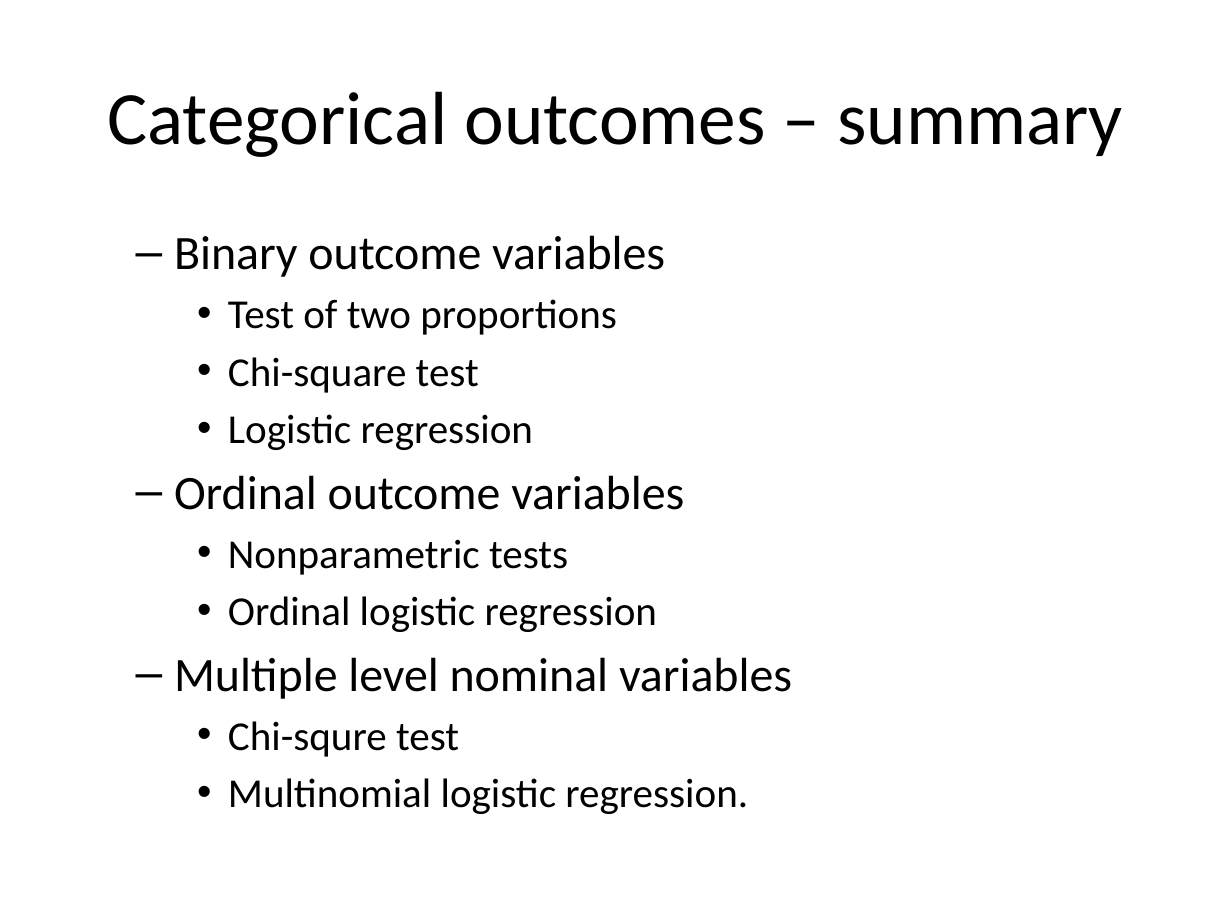
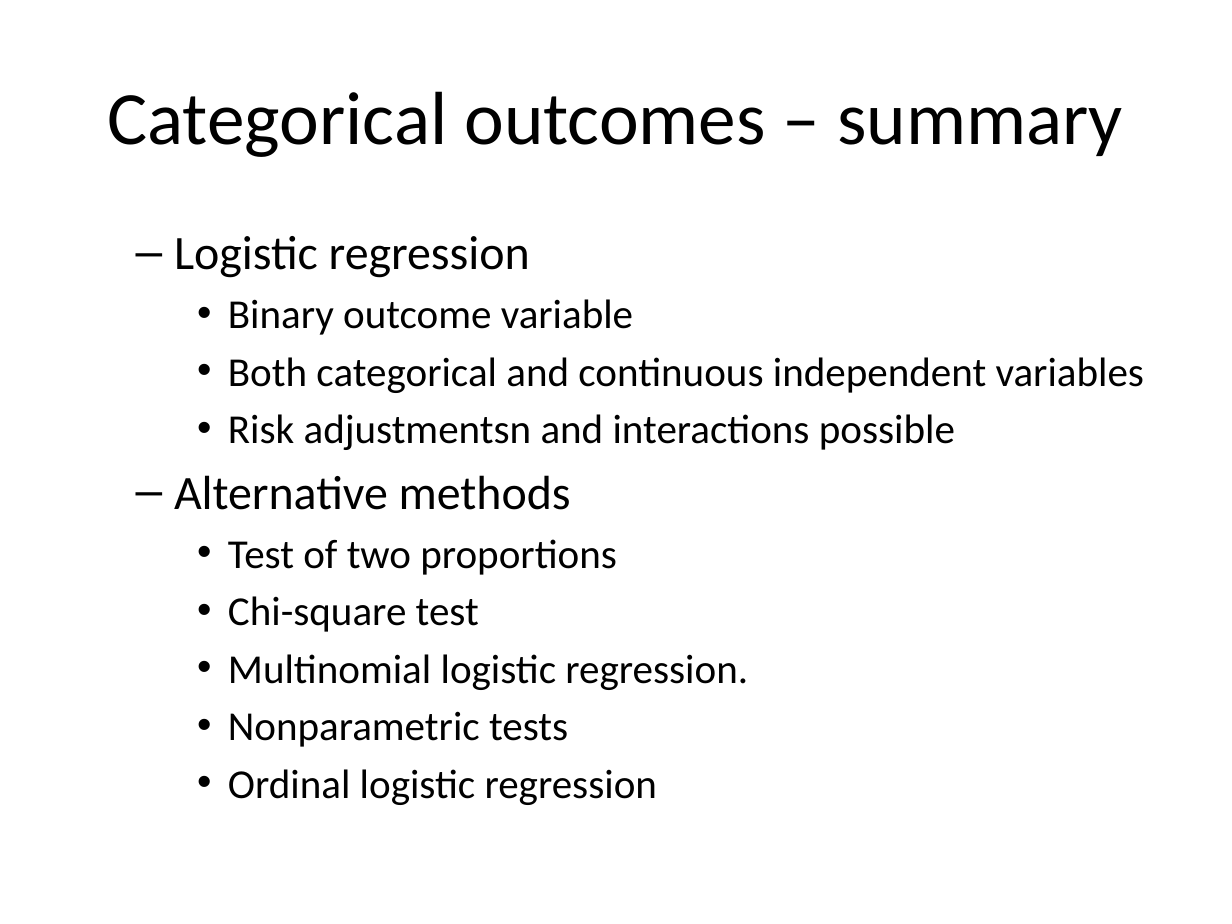
Before and after one commit to classes-medb/5510, a slide deck: slide 70 of src/video-13-statistical-models.pptx (slide 57 before the commit). Drawn at 1232x924 pixels with LibreOffice and Linux fonts; fonts in the diff are those of the drawing. Boxes give left, top, right and bottom in pixels: in the first picture for what was removed or moved away, otherwise in the second. Text is boxed around its words. In the diff, an @@ line names an element or a change of style, - is before the commit and + after.

Commit message:
Methods section write-up for video 13

```diff
--- a/src/video-13-statistical-models.pptx
+++ b/src/video-13-statistical-models.pptx
@@ text at [174,236,1144,510]: text changed; size 28 to 24 pt @@
-  – Binary outcome variables
+  – Logistic regression
+    • Binary outcome variable
+    • Both categorical and continuous independent variables
+    • Risk adjustmentsn and interactions possible
+  – Alternative methods
@@ text at [174,657,792,814]: paragraphs removed @@
-  – Multiple level nominal variables
-    • Chi-squre test
-    • Multinomial logistic regression.
@@ text at [228,654,748,690]: text changed; size 28 to 24 pt @@
-    • Logistic regression
-  – Ordinal outcome variables
+    • Multinomial logistic regression.
```
Also in this commit, not shown: 23 other slides changed, 22 slides added, 11 slides removed, 4 other files.
